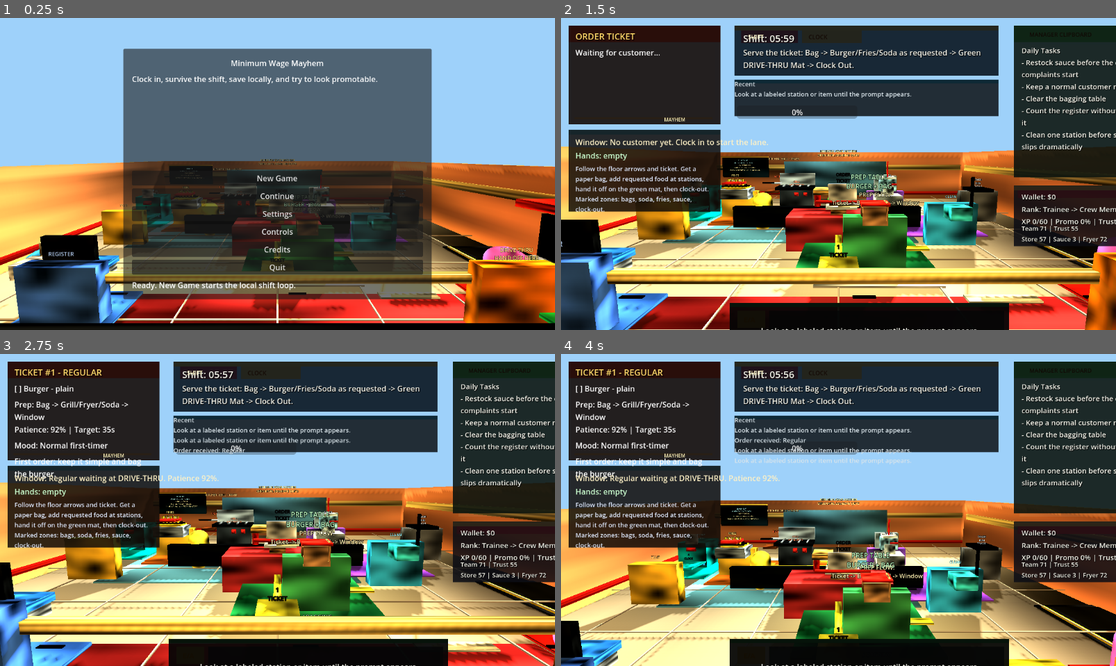
Above: before the commit, frames 1-4 (two rows, left to right).
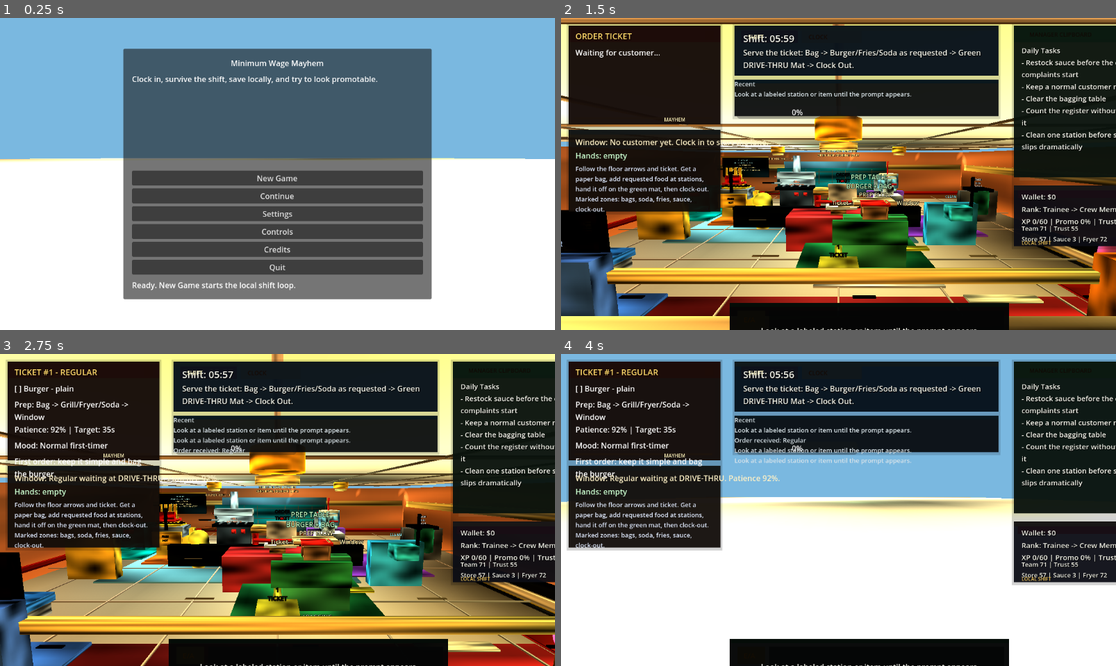
Above: after the commit, the same moments.

Repository: brogan101/minimum-wage-mayhem
Game: Godot game, scene res://scenes/world/Main.tscn
Same seed, same stepped clock (60 frames per second), same inputs: the game is played once before the commit and once after it.
Inputs (mouse positions are in pixels of both pictures, inside the frame that each line leads up to):
- Up to frame 1 (0.25 s): no input
- Up to frame 2 (1.5 s): click "New Game" at 0.5 s; tap Enter (confirm) at 1.25 s; move the mouse to (866, 174) at 1.27 s; hold W (move_forward) from 1.28 s (still down); tap E (interact) at 1.35 s; click (866, 174) at 1.42 s
- Up to frame 3 (2.75 s): keep holding W (move_forward); tap Space (jump) at 1.52, 2.27 s; move the mouse to (249, 510) at 2.02 s; tap Enter (confirm) at 2.1 s; tap E (interact) at 2.3 s
- Up to frame 4 (4 s): keep holding W (move_forward); move the mouse to (849, 503) at 2.77 s; tap E (interact) at 2.85, 3.8 s; tap Enter (confirm) at 3.5 s; move the mouse to (832, 516) at 3.52 s; tap M (open_manager_clipboard) at 3.6 s; click (832, 516) at 3.67 s; tap Space (jump) at 3.77 s

The runs differ from the first frame. In frame 1, 76% of the frame differs, in the area x 0-100%, y 0-100%; in frame 2, 41%; in frame 3, 40%; in frame 4, 58%.

Commit message:
Phase 28 major graphics upgrade pass

Diff:
--- a/scripts/Main.gd
+++ b/scripts/Main.gd
@@ -386,6 +386,7 @@
 	_apply_phase21_redo_layout(dressing)
 	_apply_phase24_career_and_material_polish(dressing)
 	_apply_phase27_restaurant_identity_upgrade(dressing)
+	_apply_phase28_major_graphics_upgrade(dressing)
 
 func _set_world_environment():
 	var env_node = get_node_or_null("WorldEnvironment")
@@ -643,6 +644,116 @@
 	_ensure_demo_light("Phase27BrandSignGlow", Vector3(1.4, 3.6, -6.5), Color(1.0, 0.68, 0.18), 2.8)
 	_ensure_demo_light("Phase27ServiceCounterGlow", Vector3(2.5, 3.0, -2.9), Color(1.0, 0.76, 0.42), 2.1)
 	_ensure_demo_light("Phase27KitchenReadabilityLight", Vector3(2.4, 3.9, 3.25), Color(0.78, 0.95, 1.0), 2.4)
+
+func _apply_phase28_major_graphics_upgrade(dressing: Node):
+	var cream_tile = _mat("Phase28 believable cream tile", Color(0.96, 0.86, 0.62), 0.74)
+	var terracotta = _mat("Phase28 warm terracotta wall", Color(0.9, 0.38, 0.16), 0.78)
+	var diner_teal = _mat("Phase28 diner teal enamel", Color(0.05, 0.56, 0.58), 0.52, Color(0.02, 0.18, 0.18, 1.0))
+	var fryer_gold = _mat("Phase28 warm fryer gold", Color(1.0, 0.68, 0.12), 0.5, Color(0.8, 0.42, 0.04, 1.0))
+	var pickle_green = _mat("Phase28 prep pickle green", Color(0.16, 0.62, 0.28), 0.62)
+	var tomato_red = _mat("Phase28 tomato red enamel", Color(0.84, 0.05, 0.035), 0.54)
+	var soft_black = _mat("Phase28 soft black rubber", Color(0.018, 0.018, 0.02), 0.82)
+	var steel = _mat("Phase28 brushed kitchen steel", Color(0.58, 0.62, 0.62), 0.38)
+	var paper = _mat("Phase28 warm paper", Color(0.9, 0.72, 0.46), 0.82)
+	var bun = _mat("Phase28 rounded toasted bun", Color(0.94, 0.58, 0.22), 0.68)
+	var patty = _mat("Phase28 grilled patty", Color(0.32, 0.13, 0.055), 0.82)
+	var cheese = _mat("Phase28 melted cheese", Color(1.0, 0.74, 0.08), 0.58)
+	var lettuce = _mat("Phase28 lettuce green", Color(0.22, 0.72, 0.18), 0.68)
+	var soda_blue = _mat("Phase28 soda cup blue", Color(0.48, 0.82, 1.0), 0.42, Color(0.08, 0.38, 0.65, 1.0))
+	var glass = _mat("Phase28 glossy service glass", Color(0.58, 0.86, 1.0, 0.82), 0.24)
+	var asphalt = _mat("Phase28 textured asphalt lane", Color(0.055, 0.06, 0.065), 0.9)
+	var menu_glow = _mat("Phase28 lit menu glow", Color(1.0, 0.88, 0.45), 0.46, Color(0.95, 0.55, 0.1, 1.0))
+	var shadow = _mat("Phase28 soft contact shadow", Color(0.0, 0.0, 0.0, 0.92), 0.95)
+	var tile_grout = _mat("Phase28 deeper grout", Color(0.52, 0.44, 0.34), 0.86)
+
+	_set_phase28_environment()
+
+	_add_box(dressing, "Phase28CeilingPlane", Vector3(0.0, 3.28, 0.0), Vector3(15.7, 0.08, 15.7), _mat("Phase28 acoustic ceiling warm", Color(0.9, 0.82, 0.66), 0.82), false)
+	for x in range(-3, 4):
+		_add_box(dressing, "Phase28CeilingGridX" + str(x), Vector3(float(x) * 2.0, 3.23, 0.0), Vector3(0.035, 0.04, 15.4), tile_grout, false)
+	for z in range(-3, 4):
+		_add_box(dressing, "Phase28CeilingGridZ" + str(z), Vector3(0.0, 3.225, float(z) * 2.0), Vector3(15.4, 0.04, 0.035), tile_grout, false)
+	for i in range(5):
+		var pos = Vector3(-4.0 + float(i) * 2.0, 3.05, -2.8 + float(i % 2) * 4.6)
+		_add_cylinder(dressing, "Phase28PendantLightShade" + str(i), pos, 0.22, 0.18, fryer_gold, false)
+		_add_cylinder(dressing, "Phase28PendantLightGlow" + str(i), pos + Vector3(0.0, -0.15, 0.0), 0.18, 0.06, menu_glow, false)
+
+	_add_box(dressing, "Phase28LobbyFeatureWall", Vector3(4.6, 1.66, -7.36), Vector3(6.2, 2.25, 0.08), terracotta, false)
+	_add_box(dressing, "Phase28KitchenBacksplashA", Vector3(0.4, 1.48, 7.35), Vector3(6.8, 1.25, 0.07), diner_teal, false)
+	for i in range(8):
+		_add_box(dressing, "Phase28BacksplashTileLine" + str(i), Vector3(-2.9 + float(i) * 0.82, 1.48, 7.28), Vector3(0.025, 1.16, 0.025), tile_grout, false)
+	for i in range(4):
+		_add_box(dressing, "Phase28BacksplashRowLine" + str(i), Vector3(0.4, 0.94 + float(i) * 0.32, 7.27), Vector3(6.65, 0.025, 0.025), tile_grout, false)
+
+	_add_box(dressing, "Phase28LobbyCounterRoundedFace", Vector3(1.0, 0.86, -3.56), Vector3(8.4, 1.12, 0.18), tomato_red, true)
+	_add_cylinder(dressing, "Phase28LobbyCounterLeftCap", Vector3(-3.25, 0.86, -3.56), 0.58, 1.12, tomato_red, false)
+	_add_cylinder(dressing, "Phase28LobbyCounterRightCap", Vector3(5.25, 0.86, -3.56), 0.58, 1.12, tomato_red, false)
+	_add_box(dressing, "Phase28CounterCreamTop", Vector3(1.0, 1.48, -3.48), Vector3(8.6, 0.16, 0.55), cream_tile, false)
+	_add_box(dressing, "Phase28CounterKickShadow", Vector3(1.0, 0.26, -3.36), Vector3(8.55, 0.08, 0.18), shadow, false)
+
+	for i in range(3):
+		var booth_x = 4.7 + float(i) * 1.1
+		_add_box(dressing, "Phase28LobbyBoothSeat" + str(i), Vector3(booth_x, 0.58, -5.7), Vector3(0.85, 0.28, 0.7), diner_teal, false)
+		_add_box(dressing, "Phase28LobbyBoothBack" + str(i), Vector3(booth_x, 0.98, -6.05), Vector3(0.85, 0.75, 0.16), diner_teal, false)
+		_add_cylinder(dressing, "Phase28LobbyTablePedestal" + str(i), Vector3(booth_x, 0.62, -4.93), 0.08, 0.55, steel, false)
+		_add_cylinder(dressing, "Phase28LobbyTableTop" + str(i), Vector3(booth_x, 0.93, -4.93), 0.36, 0.06, cream_tile, false)
+
+	_add_box(dressing, "Phase28DriveThruCurbedLane", Vector3(-7.0, 0.2, -2.2), Vector3(1.75, 0.05, 6.9), asphalt, false)
+	_add_box(dressing, "Phase28DriveThruCurbLeft", Vector3(-7.96, 0.34, -2.2), Vector3(0.16, 0.2, 6.8), cream_tile, false)
+	_add_box(dressing, "Phase28DriveThruCurbRight", Vector3(-6.04, 0.34, -2.2), Vector3(0.16, 0.2, 6.8), cream_tile, false)
+	for i in range(4):
+		_add_box(dressing, "Phase28DriveThruPaintDash" + str(i), Vector3(-7.0, 0.37, -4.8 + float(i) * 1.55), Vector3(0.12, 0.035, 0.72), fryer_gold, false)
+	_add_cylinder(dressing, "Phase28OrderSpeakerPole", Vector3(-7.34, 0.62, -4.7), 0.075, 0.9, soft_black, false)
+	_add_sphere(dressing, "Phase28OrderSpeakerRoundedTop", Vector3(-7.34, 1.55, -4.7), 0.28, soft_black)
+
+	_add_box(dressing, "Phase28RegisterCurvedScreenBack", Vector3(3.8, 1.72, -2.03), Vector3(1.1, 0.68, 0.12), soft_black, false)
+	_add_cylinder(dressing, "Phase28RegisterScannerLight", Vector3(4.34, 1.44, -1.74), 0.08, 0.08, _mat("Phase28 scanner red glow", Color(1.0, 0.08, 0.03), 0.45, Color(1.0, 0.03, 0.01, 1.0)), false)
+	_add_box(dressing, "Phase28GrillRoundedHood", Vector3(1.8, 2.02, 3.72), Vector3(1.55, 0.28, 0.62), steel, false)
+	_add_cylinder(dressing, "Phase28GrillVentPipe", Vector3(1.8, 2.48, 3.72), 0.16, 0.75, steel, false)
+	_add_cylinder(dressing, "Phase28FryerBasketRoundHandle", Vector3(3.8, 1.92, 2.16), 0.055, 0.75, soft_black, false)
+	_add_box(dressing, "Phase28FryerEnamelFace", Vector3(3.8, 1.24, 2.19), Vector3(1.0, 0.48, 0.09), fryer_gold, false)
+	_add_label(dressing, "Phase28FryerTempLabel", "FRIES\nHOT", Vector3(3.8, 1.27, 2.08), Color(0.12, 0.06, 0.01), 15)
+	_add_box(dressing, "Phase28PrepTableRoundedFront", Vector3(-0.65, 1.24, -0.73), Vector3(1.55, 0.5, 0.12), pickle_green, false)
+	_add_box(dressing, "Phase28BaggingTray", Vector3(-0.82, 1.76, -0.15), Vector3(0.96, 0.08, 0.54), paper, false)
+	_add_cylinder(dressing, "Phase28DrinkCupStackRoundA", Vector3(-2.02, 1.92, 2.47), 0.18, 0.52, soda_blue, false)
+	_add_cylinder(dressing, "Phase28DrinkCupStackRoundB", Vector3(-1.62, 1.9, 2.47), 0.18, 0.48, soda_blue, false)
+	_add_cylinder(dressing, "Phase28DrinkLidRound", Vector3(-1.82, 2.16, 2.47), 0.34, 0.06, cream_tile, false)
+	_add_cylinder(dressing, "Phase28SauceBottleRoundRed", Vector3(-1.55, 1.88, 2.82), 0.09, 0.42, tomato_red, false)
+	_add_cylinder(dressing, "Phase28SauceBottleRoundGold", Vector3(-1.78, 1.88, 2.82), 0.09, 0.42, fryer_gold, false)
+	_add_cylinder(dressing, "Phase28TrashCanRoundBody", Vector3(-5.4, 1.1, 2.8), 0.38, 0.9, _mat("Phase28 trash green plastic", Color(0.1, 0.42, 0.28), 0.76), false)
+	_add_cylinder(dressing, "Phase28ClockOutButtonRound", Vector3(6.24, 1.2, 3.58), 0.16, 0.08, tomato_red, false)
+
+	_add_sphere(dressing, "Phase28BurgerRoundedTopBun", Vector3(0.0, 1.72, 1.2), 0.33, bun)
+	_add_cylinder(dressing, "Phase28BurgerPattyRound", Vector3(0.0, 1.51, 1.2), 0.32, 0.09, patty, false)
+	_add_box(dressing, "Phase28BurgerCheeseMeltA", Vector3(0.0, 1.58, 1.02), Vector3(0.44, 0.035, 0.18), cheese, false)
+	_add_box(dressing, "Phase28BurgerLettuceFrill", Vector3(0.0, 1.62, 1.34), Vector3(0.58, 0.035, 0.16), lettuce, false)
+	_add_box(dressing, "Phase28FriesCartonRoundedFace", Vector3(3.8, 1.98, 2.28), Vector3(0.52, 0.34, 0.08), tomato_red, false)
+	for i in range(7):
+		_add_box(dressing, "Phase28TallFry" + str(i), Vector3(3.54 + float(i) * 0.085, 2.18, 2.36 + float(i % 2) * 0.06), Vector3(0.045, 0.46, 0.045), fryer_gold, false)
+	_add_cylinder(dressing, "Phase28OrderTicketPin", Vector3(-0.1, 2.19, 0.25), 0.035, 0.035, tomato_red, false)
+
+	for i in range(10):
+		_add_box(dressing, "Phase28FloorMaterialVariation" + str(i), Vector3(-5.5 + float(i) * 1.18, 0.665, -5.4 + float(i % 4) * 2.4), Vector3(0.58, 0.012, 0.055), _mat("Phase28 floor soft scuff " + str(i), Color(0.42, 0.33, 0.2), 0.9), false)
+
+	_ensure_demo_light("Phase28WarmLobbyBounce", Vector3(2.0, 2.75, -4.6), Color(1.0, 0.68, 0.38), 2.6)
+	_ensure_demo_light("Phase28CoolKitchenBounce", Vector3(1.5, 2.95, 3.2), Color(0.58, 0.92, 1.0), 2.3)
+	_ensure_demo_light("Phase28DriveThruNightGlow", Vector3(-6.8, 2.4, -3.4), Color(0.55, 0.95, 0.65), 1.9)
+
+func _set_phase28_environment():
+	var env_node = get_node_or_null("WorldEnvironment")
+	if env_node:
+		var env = env_node.environment
+		if not env:
+			env = Environment.new()
+			env_node.environment = env
+		env.background_color = Color(0.48, 0.72, 0.88)
+		env.ambient_light_color = Color(1.0, 0.82, 0.55)
+		env.ambient_light_energy = 0.92
+	var light = get_node_or_null("DirectionalLight3D")
+	if light:
+		light.light_energy = 1.85
+		light.shadow_enabled = true
+		light.rotation_degrees = Vector3(-55.0, -38.0, 0.0)
 
 func _add_zone_band(dressing: Node, node_name: String, pos: Vector3, size: Vector3, mat: Material, label_text: String, label_pos: Vector3, label_color: Color):
 	_add_box(dressing, node_name, pos, size, mat, false)
@@ -742,6 +853,25 @@
 		container.add_child(collision_shape)
 	return container
 
+func _add_sphere(parent: Node, node_name: String, pos: Vector3, radius: float, mat: Material):
+	if parent.get_node_or_null(node_name):
+		return parent.get_node_or_null(node_name)
+	var container = Node3D.new()
+	container.name = node_name
+	container.position = pos
+	parent.add_child(container)
+	var mesh_instance = MeshInstance3D.new()
+	mesh_instance.name = node_name + "Mesh"
+	var sphere = SphereMesh.new()
+	sphere.radius = radius
+	sphere.height = radius * 1.3
+	sphere.radial_segments = 16
+	sphere.rings = 8
+	mesh_instance.mesh = sphere
+	mesh_instance.set_surface_override_material(0, mat)
+	container.add_child(mesh_instance)
+	return container
+
 func _add_station_label(node_name: String, text: String, color: Color):
 	var node = find_child(node_name, true, false)
 	if not node or node.get_node_or_null("Phase17Sign"):
--- a/scripts/customers/CustomerCar.gd
+++ b/scripts/customers/CustomerCar.gd
@@ -16,6 +16,7 @@
 	_apply_customer_variant()
 	_apply_phase21_cartoon_details()
 	_apply_phase27_customer_car_identity()
+	_apply_phase28_cartoon_realistic_car()
 	var order_manager = _autoload("OrderManager")
 	if order_manager and order_manager.has_signal("order_fulfilled"):
 		order_manager.order_fulfilled.connect(_on_order_fulfilled)
@@ -138,6 +139,27 @@
 		label.outline_modulate = Color(1.0, 0.82, 0.22)
 		add_child(label)
 
+func _apply_phase28_cartoon_realistic_car():
+	var body_trim = _mat("Phase28 car soft enamel trim", Color(1.0, 0.86, 0.42), 0.48, Color(0.35, 0.18, 0.02, 1.0))
+	var rubber = _mat("Phase28 tire rubber", Color(0.012, 0.012, 0.014), 0.88)
+	var hub = _mat("Phase28 hubcap shine", Color(0.74, 0.78, 0.78), 0.34)
+	var glass = _mat("Phase28 curved car glass", Color(0.42, 0.74, 1.0), 0.26)
+	var light = _mat("Phase28 headlight warm glass", Color(1.0, 0.9, 0.55), 0.35, Color(1.0, 0.75, 0.28, 1.0))
+	_add_detail_box("Phase28RoundedHoodPanel", Vector3(0.0, 0.45, -0.92), Vector3(1.28, 0.12, 0.48), body_trim)
+	_add_detail_box("Phase28RoundedTrunkPanel", Vector3(0.0, 0.42, 0.82), Vector3(1.16, 0.1, 0.42), body_trim)
+	_add_detail_box("Phase28CabinSideGlassL", Vector3(-0.72, 0.68, -0.12), Vector3(0.04, 0.28, 0.54), glass)
+	_add_detail_box("Phase28CabinSideGlassR", Vector3(0.72, 0.68, -0.12), Vector3(0.04, 0.28, 0.54), glass)
+	_add_detail_box("Phase28FrontSmileGrille", Vector3(0.0, 0.16, -1.31), Vector3(0.92, 0.09, 0.04), rubber)
+	_add_detail_box("Phase28RoofLightGlow", Vector3(0.0, 1.12, -0.38), Vector3(0.38, 0.11, 0.22), light)
+	for wheel in [
+		{"name": "FL", "x": -0.78, "z": -0.72},
+		{"name": "FR", "x": 0.78, "z": -0.72},
+		{"name": "BL", "x": -0.78, "z": 0.72},
+		{"name": "BR", "x": 0.78, "z": 0.72},
+	]:
+		_add_detail_box("Phase28WheelArch" + str(wheel["name"]), Vector3(float(wheel["x"]), 0.19, float(wheel["z"])), Vector3(0.18, 0.35, 0.48), rubber)
+		_add_detail_box("Phase28Hubcap" + str(wheel["name"]), Vector3(float(wheel["x"]), 0.2, float(wheel["z"])), Vector3(0.2, 0.2, 0.06), hub)
+
 func _set_order_bubble(text: String):
 	var label = get_node_or_null("Phase21OrderBubbleText")
 	if label:
--- a/scripts/ui/GameHUD.gd
+++ b/scripts/ui/GameHUD.gd
@@ -305,6 +305,7 @@
 			label.add_theme_constant_override("shadow_offset_x", 1)
 			label.add_theme_constant_override("shadow_offset_y", 1)
 	_apply_phase27_hud_polish(control)
+	_apply_phase28_graphics_hud_support(control)
 
 func _apply_phase27_hud_polish(control: Control):
 	_add_panel(control, "Phase27OrderTicketPaper", Vector2(23, 54), Vector2(296, 158), Color(1.0, 0.91, 0.68, 0.12))
@@ -322,6 +323,32 @@
 	_ensure_label(control, "Phase27PromptKeyText", Vector2(379, 615), Vector2(34, 20), "E/A", 15, Color(0.08, 0.05, 0.01))
 	_ensure_label(control, "Phase27TaskBoardTitle", Vector2(972, 26), Vector2(250, 18), "MANAGER CLIPBOARD", 12, Color(0.06, 0.04, 0.02))
 
+func _apply_phase28_graphics_hud_support(control: Control):
+	var opacity_updates = {
+		"OrderPanel": Color(0.08, 0.045, 0.032, 0.96),
+		"ObjectivePanel": Color(0.025, 0.065, 0.105, 0.96),
+		"EventPanel": Color(0.025, 0.035, 0.045, 0.92),
+		"StatusPanel": Color(0.07, 0.05, 0.035, 0.94),
+		"TaskPanel": Color(0.035, 0.07, 0.05, 0.95),
+		"CareerPanel": Color(0.045, 0.05, 0.08, 0.94),
+		"PromptPanel": Color(0.015, 0.018, 0.02, 0.97),
+	}
+	for panel_name in opacity_updates.keys():
+		var panel = control.get_node_or_null(panel_name) as ColorRect
+		if panel:
+			panel.color = opacity_updates[panel_name]
+	_add_panel(control, "Phase28HudReadabilityScrimLeft", Vector2(12, 12), Vector2(323, 396), Color(0.02, 0.014, 0.01, 0.18))
+	_add_panel(control, "Phase28HudReadabilityScrimTop", Vector2(356, 12), Vector2(556, 198), Color(0.02, 0.02, 0.026, 0.16))
+	_add_panel(control, "Phase28HudReadabilityScrimRight", Vector2(936, 12), Vector2(328, 468), Color(0.01, 0.02, 0.014, 0.18))
+	_add_panel(control, "Phase28OrderPin", Vector2(300, 28), Vector2(16, 16), Color(1.0, 0.72, 0.12, 0.96))
+	_add_panel(control, "Phase28TaskClipShadow", Vector2(952, 44), Vector2(298, 6), Color(0.03, 0.02, 0.01, 0.6))
+	_add_panel(control, "Phase28PromptGlowLine", Vector2(432, 654), Vector2(488, 4), Color(0.22, 1.0, 0.44, 0.88))
+	_ensure_label(control, "Phase28HudStyleLockLabel", Vector2(956, 460), Vector2(284, 16), "LOCAL SHIFT", 10, Color(1.0, 0.82, 0.36))
+	if order_title_label:
+		order_title_label.add_theme_font_size_override("font_size", 17)
+	if interaction_prompt_label:
+		interaction_prompt_label.add_theme_color_override("font_color", Color(1.0, 0.96, 0.74))
+
 func _add_panel(parent: Control, panel_name: String, pos: Vector2, size: Vector2, color: Color):
 	if parent.get_node_or_null(panel_name):
 		return
--- /dev/null
+++ b/tools/phase28_graphics_screenshot.gd
@@ -0,0 +1,48 @@
+extends SceneTree
+
+const SCREENSHOT_PATH := "res://artifacts/phase28_major_graphics_upgrade.png"
+
+func _initialize():
+	call_deferred("_run")
+
+func _run():
+	DisplayServer.window_set_size(Vector2i(1280, 720))
+	var main_scene = load("res://scenes/world/Main.tscn")
+	if not main_scene:
+		push_error("[FAIL] Main scene did not load")
+		quit(1)
+		return
+	var main = main_scene.instantiate()
+	root.add_child(main)
+	await process_frame
+	await process_frame
+	main.start_new_game()
+	await create_timer(2.0).timeout
+	_add_overview_camera()
+	await process_frame
+	await RenderingServer.frame_post_draw
+	var dir = DirAccess.open("res://")
+	if dir and not dir.dir_exists("artifacts"):
+		dir.make_dir("artifacts")
+	var image = root.get_texture().get_image()
+	if not image or image.get_width() <= 0 or image.get_height() <= 0:
+		push_error("[FAIL] Renderer did not produce an image")
+		quit(1)
+		return
+	var err = image.save_png(SCREENSHOT_PATH)
+	if err != OK:
+		push_error("[FAIL] Could not save screenshot: " + str(err))
+		quit(1)
+		return
+	print("[PASS] Phase 28 rendered screenshot saved: " + SCREENSHOT_PATH)
+	main.queue_free()
+	await process_frame
+	quit(0)
+
+func _add_overview_camera():
+	var camera = Camera3D.new()
+	camera.name = "Phase28GraphicsOverviewCamera"
+	camera.fov = 70.0
+	root.add_child(camera)
+	camera.look_at_from_position(Vector3(6.6, 2.65, -6.7), Vector3(0.0, 1.05, -0.35), Vector3.UP)
+	camera.current = true
--- /dev/null
+++ b/tools/phase28_major_graphics_upgrade_check.gd
@@ -0,0 +1,102 @@
+extends SceneTree
+
+func _initialize():
+	call_deferred("_run_check")
+
+func _run_check():
+	var main_scene = load("res://scenes/world/Main.tscn")
+	_assert(main_scene != null, "Main scene loads")
+	var main = main_scene.instantiate()
+	root.add_child(main)
+	await process_frame
+	await process_frame
+	main.start_new_game()
+	await process_frame
+	await create_timer(0.8).timeout
+
+	var dressing = root.find_child("Phase17DemoDressing", true, false)
+	var hud = root.find_child("GameHUD", true, false)
+	var car = root.find_child("CustomerCar", true, false)
+	var order_manager = root.get_node_or_null("OrderManager")
+	_assert(dressing != null, "Restaurant dressing root exists")
+	_assert(hud != null, "HUD exists")
+	_assert(car != null, "CustomerCar spawns")
+	_assert(order_manager != null, "Order manager exists")
+
+	for node_name in [
+		"Phase28CeilingPlane",
+		"Phase28PendantLightShade0",
+		"Phase28LobbyFeatureWall",
+		"Phase28KitchenBacksplashA",
+		"Phase28LobbyCounterRoundedFace",
+		"Phase28LobbyBoothSeat0",
+		"Phase28DriveThruCurbedLane",
+		"Phase28OrderSpeakerRoundedTop",
+		"Phase28RegisterCurvedScreenBack",
+		"Phase28GrillRoundedHood",
+		"Phase28FryerEnamelFace",
+		"Phase28PrepTableRoundedFront",
+		"Phase28DrinkCupStackRoundA",
+		"Phase28TrashCanRoundBody",
+		"Phase28BurgerRoundedTopBun",
+		"Phase28FriesCartonRoundedFace",
+		"Phase28TallFry0",
+	]:
+		_assert(dressing.get_node_or_null(node_name) != null, "Phase 28 graphics node exists: " + node_name)
+
+	for node_name in [
+		"Phase28RoundedHoodPanel",
+		"Phase28CabinSideGlassL",
+		"Phase28FrontSmileGrille",
+		"Phase28WheelArchFL",
+		"Phase28HubcapFL",
+	]:
+		_assert(car.get_node_or_null(node_name) != null, "Phase 28 customer car upgrade exists: " + node_name)
+
+	for node_name in [
+		"Phase28HudReadabilityScrimLeft",
+		"Phase28HudReadabilityScrimTop",
+		"Phase28HudReadabilityScrimRight",
+		"Phase28OrderPin",
+		"Phase28PromptGlowLine",
+		"Phase28HudStyleLockLabel",
+	]:
+		_assert(hud.get_node_or_null("Control/" + node_name) != null, "Phase 28 HUD support node exists: " + node_name)
+
+	_assert(root.find_child("Phase28WarmLobbyBounce", true, false) != null, "Phase 28 warm lobby light exists")
+	_assert(root.find_child("Phase28CoolKitchenBounce", true, false) != null, "Phase 28 cool kitchen light exists")
+	_assert(root.find_child("Phase28DriveThruNightGlow", true, false) != null, "Phase 28 drive-thru glow exists")
+	_assert(dressing.get_node_or_null("Phase27ExteriorBrandSign") != null, "Phase 27 brand sign preserved")
+	_assert(dressing.get_node_or_null("Phase21RedoStep1Ticket") != null, "Phase 21 route guidance preserved")
+	_assert(hud.order_title_label.text.contains("TICKET"), "Order ticket remains readable")
+
+	var player = root.find_child("Player", true, false)
+	var burger = root.find_child("TrainingBurger", true, false)
+	var drive_thru = root.find_child("DriveThruStation", true, false)
+	var interaction = player.get_node_or_null("InteractionHandler") if player else null
+	_assert(player != null and burger != null and drive_thru != null and interaction != null, "Core first-shift actors still exist")
+	if order_manager.current_order.is_empty():
+		order_manager.generate_new_order()
+	interaction.carried_item = burger
+	burger.freeze = true
+	drive_thru.interact(player)
+	await process_frame
+	await create_timer(0.3).timeout
+	_assert(order_manager.orders_completed >= 1, "One order still completes after major graphics upgrade")
+
+	var story = FileAccess.open("res://data/mischief/restaurant_story_events.json", FileAccess.READ)
+	_assert(story != null, "Restaurant story-event catalog exists")
+	var data = JSON.parse_string(story.get_as_text())
+	_assert(typeof(data) == TYPE_DICTIONARY and data.get("events", []).size() == 180, "Restaurant story event count remains 180")
+
+	print("[PASS] Phase 28 major graphics upgrade check passed")
+	main.queue_free()
+	await process_frame
+	quit(0)
+
+func _assert(condition: bool, message: String):
+	if condition:
+		print("[PASS] " + message)
+	else:
+		push_error("[FAIL] " + message)
+		quit(1)
Not shown, changed: ASSET_ATTRIBUTION.md
Not shown, changed: FILE_INCLUSION_MANIFEST.md
Not shown, changed: IMPLEMENTATION_STATUS.md
Not shown, changed: KNOWN_ISSUES.md
Not shown, added: PHASE_28_MAJOR_GRAPHICS_UPGRADE_REPORT.md
Not shown, changed: PHASE_LOG.md
Not shown, changed: PROJECT_SOURCE_OF_TRUTH.md
Not shown, changed: SOLO_SHIFT_ACCEPTANCE_TEST.md
Not shown, changed: VALIDATION_REPORT.md
